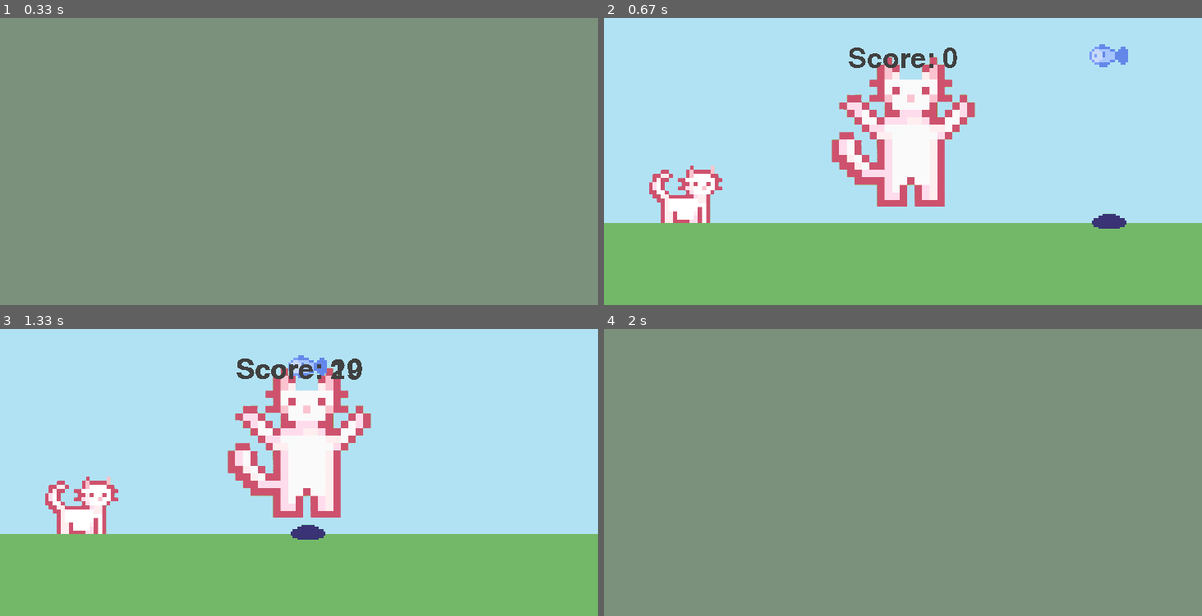
Above: before the commit, frames 1-4 (two rows, left to right).
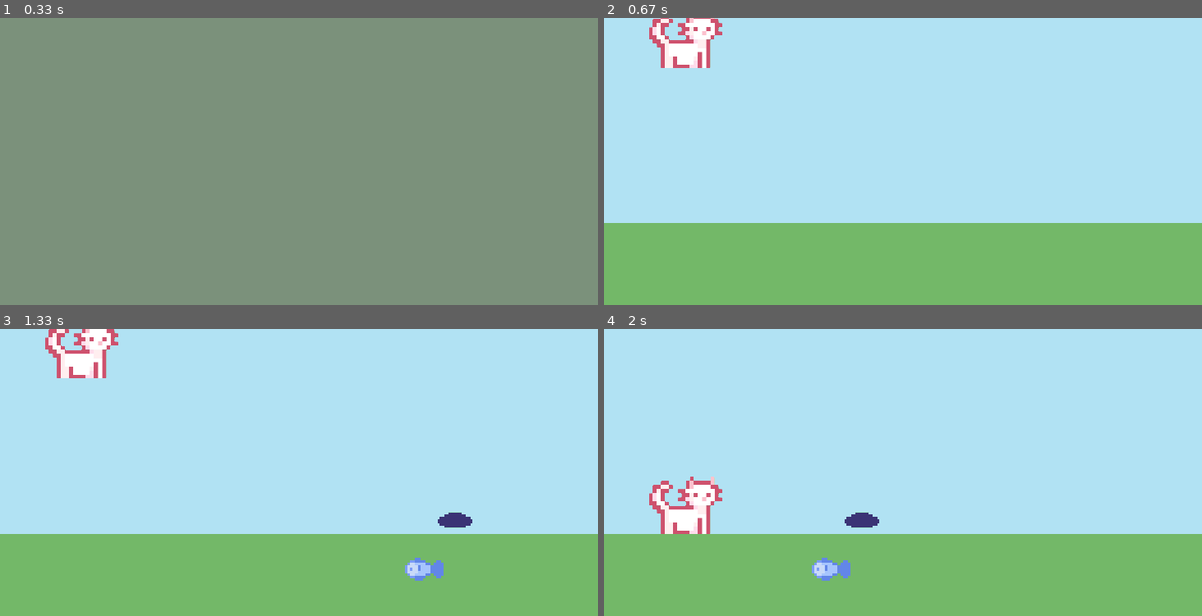
Above: after the commit, the same moments.

Repository: ShIIIrochka/py_game
Game: pygame game, started from pythongame/game.py
The game is run twice, just before and just after one commit, with the same random seed, the same clock (stepped at 60 frames per second) and the same inputs.
Inputs:
- Up to frame 1 (0.33 s): no input
- Up to frame 2 (0.67 s): tap Space at 0.33 s
- Up to frame 3 (1.33 s): hold Space 0.67-1.13 s
- Up to frame 4 (2 s): no input

Frame 1 is identical in both runs. In frame 2, 11% of the frame differs, in the area x 7-88%, y 0-74%; in frame 3, 12%; in frame 4, 100%, in the area x 0-100%, y 0-100%.

Commit message:
положения и удаление спрайтов после столкновения

Diff:
--- a/pythongame/game.py
+++ b/pythongame/game.py
@@ -1,6 +1,6 @@
 import pygame
 from sys import exit
-from random import randint
+import random
 
 class Player(pygame.sprite.Sprite):
     def __init__(self, player_file, size, pos):
@@ -8,54 +8,47 @@
         self.gravity = 0
         self.player_surf = pygame.image.load(player_file).convert_alpha()
         self.player_surf = pygame.transform.scale(self.player_surf, size)
-        self.player_rect = self.player_surf.get_rect(midbottom=pos)
+        self.rect = self.player_surf.get_rect(midbottom=pos)
         self.image = self.player_surf
-        self.rect = self.image.get_rect(midbottom=pos)
 
     def jump(self):
         self.gravity += 1
-        self.player_rect.y += self.gravity
-        if self.player_rect.bottom >= 250:
-            self.player_rect.bottom = 250
+        self.rect.y += self.gravity
+        if self.rect.bottom >= 250:
+            self.gravity = 0
+            self.rect.bottom = 250
 
     def space_bottom(self):
         keys = pygame.key.get_pressed()
-        if keys[pygame.K_SPACE] and self.player_rect.bottom >= 250:
+        if keys[pygame.K_SPACE] and self.rect.bottom == 250:
             self.gravity = -20
 
     def update(self):
         self.jump()
         self.space_bottom()
-        self.score_play()
-
-    def score_play(self):
-        global score
-        if self.player_rect.colliderect(fish.rect):  # Changed 'fish' to 'fish.rect'
-            score += 1
-        text = pygame.font.Font(None, 50)
-        score_surf = text.render(f'Score: {score}', False, (64, 64, 64))
-        score_rect = score_surf.get_rect(center=(364, 50))
-        screen.blit(score_surf, score_rect)
 
 class NPS(pygame.sprite.Sprite):
-    def __init__(self, file_name, scale, midbottom):
+    def __init__(self, file_name, scale):
         super().__init__()
-        self.surf = pygame.image.load(file_name).convert_alpha()
-        self.surf = pygame.transform.scale(self.surf, scale)
-        self.rect = self.surf.get_rect(midbottom=midbottom)
-        self.image = self.surf
-        self.rect = self.image.get_rect(midbottom=midbottom)
+        self.image = pygame.image.load(file_name).convert_alpha()
+        self.image = pygame.transform.scale(self.image, scale)
+        self.rect = self.image.get_rect()
+        self.rect.x = random.randint(800, 1000)
+        self.rect.y = random.randint(200, 270)
 
     def update(self):
         self.rect.x -= 6
-        self.destroy()
-
-    def destroy(self):
         if self.rect.x <= -100:
             self.kill()
 
 def collision_sprite():
-    return not pygame.sprite.spritecollide(player, obstacle_group, False)  # Changed player.sprite to player
+    global score
+    collisions = pygame.sprite.spritecollide(player, obstacle_group, False)
+    for fish in collisions:
+        fish.kill()
+        score += 1
+        return False
+    return True
 
 WIDTH = 728
 HEIGHT = 350
@@ -63,7 +56,7 @@
 
 pygame.init()
 screen = pygame.display.set_mode((WIDTH, HEIGHT))
-pygame.display.set_caption("My Game")
+pygame.display.set_caption("Моя игра")
 clock = pygame.time.Clock()
 
 score = 0
@@ -72,17 +65,15 @@
 ground_surface = pygame.image.load('ground.PNG').convert()
 
 player = Player('cat.PNG', (90, 90), (100, 250))
+player_group = pygame.sprite.GroupSingle(player)
+
 obstacle_group = pygame.sprite.Group()
-player_group = pygame.sprite.GroupSingle()  # Changed the variable name to 'player_group'
 
-pit = NPS('pit.PNG', (45, 45), (728, 270))
-start = Player('cat.stand.PNG', (200, 200), (364, 230))
-fish = NPS('fish.PNG', (50, 50), (728, 70))
+pit = NPS('pit.PNG', (45, 45))
+fish = NPS('fish.PNG', (50, 50))
+obstacle_group.add(pit, fish)
 
-obstacle_group.add(pit, start, fish)
-player_group.add(player)  # Added the player to the player_group
-
-# Flags for game state
+# Флаги для состояния игры
 running = True
 game_active = False
 
@@ -96,12 +87,13 @@
             if event.key == pygame.K_ESCAPE:
                 pygame.quit()
                 exit()
-        if game_active:
-            print("hello")
-        else:
-            if event.type == pygame.KEYDOWN and event.key == pygame.K_SPACE:
-                game_active = True
-                score = 0
+            if game_active:
+                if event.key == pygame.K_SPACE:
+                    player.space_bottom()
+            else:
+                if event.key == pygame.K_SPACE:
+                    game_active = True
+                    score = 0
 
     if game_active:
         screen.blit(sky_surface, (0, 0))
@@ -110,13 +102,15 @@
         player_group.draw(screen)
         player_group.update()
 
+        if not obstacle_group:
+            pit = NPS('pit.PNG', (45, 45))
+            fish = NPS('fish.PNG', (50, 50))
+            obstacle_group.add(pit, fish)
+
         obstacle_group.draw(screen)
         obstacle_group.update()
 
         game_active = collision_sprite()
-
-        pygame.mouse.set_visible(False)
-
     else:
         screen.fill((123, 145, 123))
 
